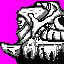
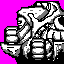
Layered file, before and after one edit (64 × 64). Changes by layer:
added layer "Pasted Layer #2" above "Pasted Layer" over (x1=30, y1=38, x2=54, y2=60)
added layer "Pasted Layer #3" above "Background" over (x1=4, y1=26, x2=18, y2=44)
